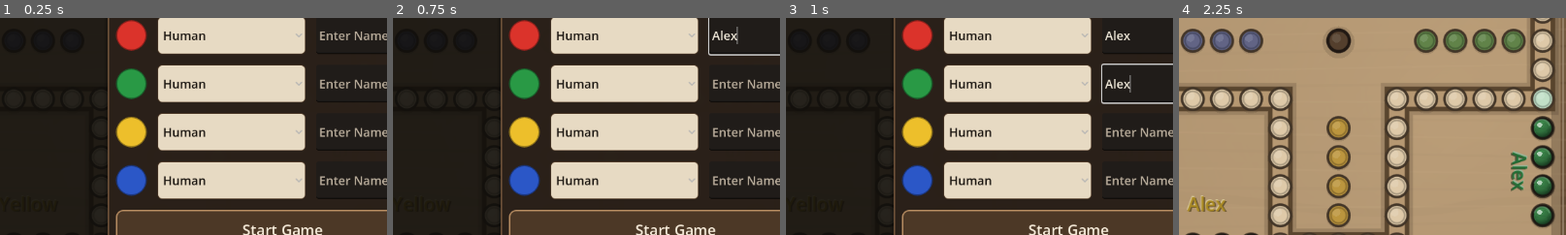
Above: before the commit, frames 1-4 (left to right).
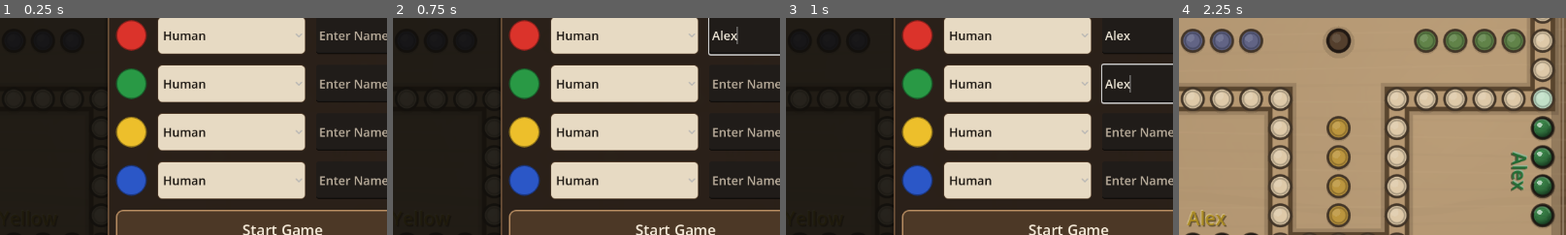
Above: after the commit, the same moments.

Repository: ItsTheMcCoy/wahoo-app
Game: Godot game, scene res://scenes/Main.tscn
The game is run twice, just before and just after one commit, with the same random seed, the same clock (stepped at 60 frames per second) and the same inputs.
Inputs (mouse positions are % of the whole screen's width and height, from its top left):
- Up to frame 1 (0.25 s): no input
- Up to frame 2 (0.75 s): click (62, 49) at 0.52 s; type "Alex" at 0.6 s
- Up to frame 3 (1 s): click (62, 60) at 0.75 s; type "Alex" at 0.83 s; click (62, 71) at 0.98 s
- Up to frame 4 (2.25 s): type "Alex" at 1.07 s; click (62, 82) at 1.27 s; type "Alex" at 1.35 s; click "Start Game" at 2 s
The pictures show only the part of the screen within x 14-63%, y 45-95%; the shares and areas given below are measured in that part.

The runs differ from the first frame. In frame 4, 0.9% of the frame differs, in the area x 2-13%, y 81-97%.

Commit message:
Refine yellow label spacing

Diff:
--- a/godot/scripts/wahoo_board_view.gd
+++ b/godot/scripts/wahoo_board_view.gd
@@ -510,11 +510,11 @@
         Vector2(1.0, 0.0),
     ]
     var offset_dirs := inward_dirs.duplicate()
-    # Yellow (player 2) is on the top edge; nudging upward keeps the name above the base cluster.
+    # Yellow (player 2) is on the bottom edge; give it a small extra lift so the text clears the base row.
     offset_dirs[2] = Vector2(0.0, -1.0)
     var offset_units := 0.72
     if player == 2:
-        offset_units = 1.48
+        offset_units = 0.98
     return base_center + offset_dirs[player] * (_cell_size * offset_units)
 
 func _base_cluster_center(player: int) -> Vector2:
Not shown, changed: godot/build/web/index.html
Not shown, changed: godot/build/web/index.pck
